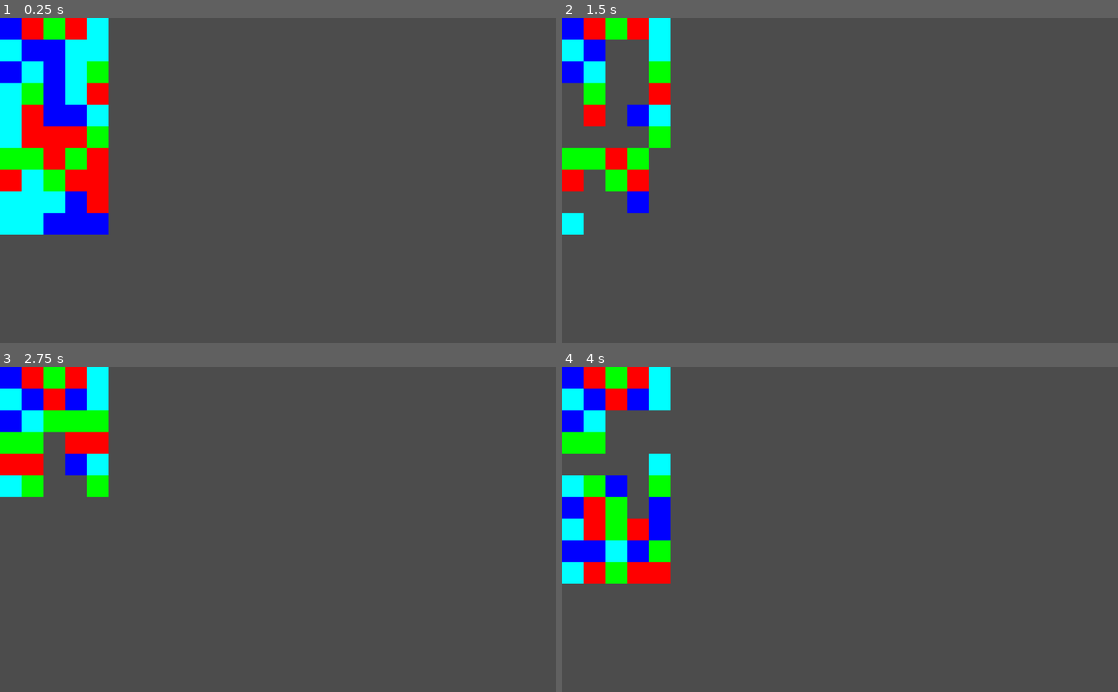
Above: before the commit, frames 1-4 (two rows, left to right).
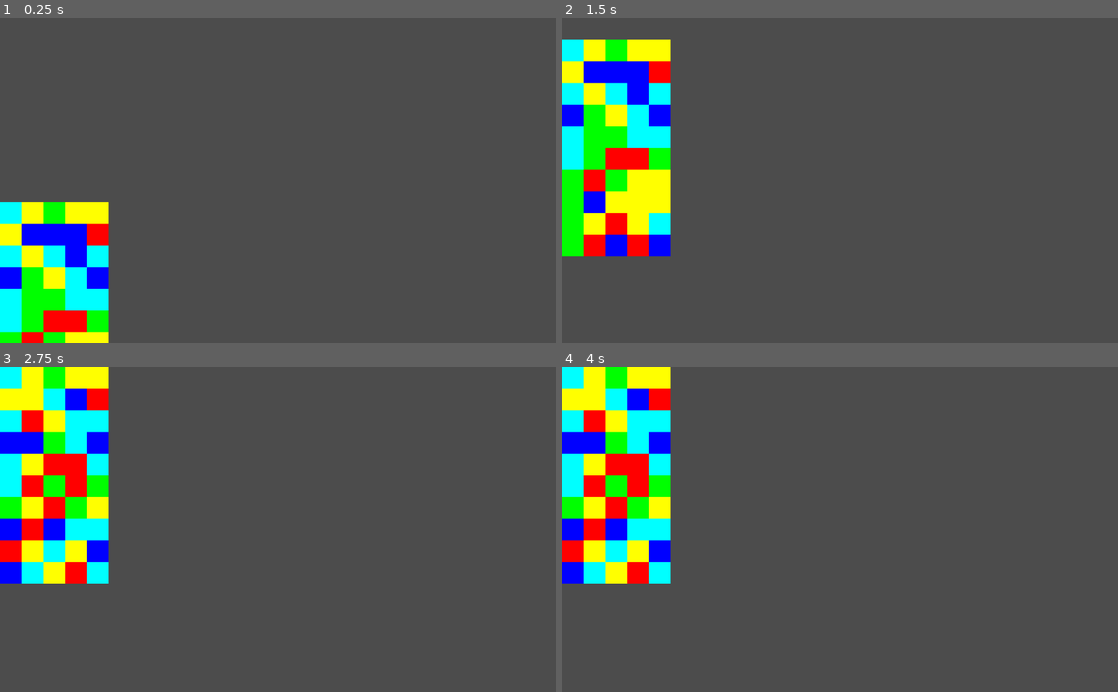
Above: after the commit, the same moments.

Repository: Grimmr/fishGame
Game: Godot game, scene res://MatchGame.tscn
Same seed, same stepped clock (60 frames per second), same inputs: the game is played once before the commit and once after it. The project has no main scene, so this scene is started directly.
Inputs (mouse positions are in pixels of both pictures, inside the frame that each line leads up to):
- Up to frame 1 (0.25 s): no input
- Up to frame 2 (1.5 s): move the mouse to (962, 164) at 0.52 s; press the mouse at (962, 164) at 0.53 s; move the mouse to (728, 196) at 1.27 s; release the mouse at (728, 196) at 1.28 s; click (728, 196) at 1.35 s
- Up to frame 3 (2.75 s): move the mouse to (333, 458) at 2.02 s; press the mouse at (333, 458) at 2.03 s
- Up to frame 4 (4 s): move the mouse to (812, 594) at 2.77 s; release the mouse at (812, 594) at 2.78 s; click (812, 594) at 2.85 s; tap Enter at 3.5 s; move the mouse to (1006, 578) at 3.52 s; press the mouse at (1006, 578) at 3.53 s

The runs differ from the first frame. In frame 1, 19% of the frame differs, in the area x 0-20%, y 0-100%; in frame 2, 13%; in frame 3, 12%; in frame 4, 11%.

Commit message:
fixed fill

Diff:
--- a/MatchGame.gd
+++ b/MatchGame.gd
@@ -11,37 +11,28 @@
 
 enum direction {H, V}
 
-enum {CLEAR, LIFT, FILL}
-var state = CLEAR
+
+var dummy
 
 func _ready():
 	rng.randomize()
+	dummy = WaterScene.instance()
+	dummy.setType(999)
 	setupBoard()
 	print(findMatches())
 
 var count = 0
 func _process(delta):
-	count += delta
-	if count >= 1 && count <= 10:
-		if(state == CLEAR):
-			state = LIFT
-			count = 0
-			clearAllMatches()
-		elif(state == LIFT):
-			HandleLiftPieces()
-			state = FILL
-			count = 0
-		elif(state == FILL):
-			HandleFill()
-			state = CLEAR
-			count = 0
+	HandleLiftPieces()
+	clearAllMatches()
+
 
 func setupBoard():
 	for x in range(width):
 		board.append([])
 		for y in range(height):
 			board[x].append(null)
-			createWater(x,y)
+			createWater(x, y, y)
 
 func findMatches():
 	var out = []
@@ -50,22 +41,28 @@
 		var last = -1
 		var start = Vector2(x, 0)
 		for y in range(height+1):
-			if y == height || board[x][y].getType() != last:
-				if(y - start.y >= 3):
+			if y == height || board[x][y] == null || board[x][y].getType() != last:
+				if(y - start.y >= 3 && last != 999):
 					out.append(matchData.new(direction.V, start, Vector2(x, y-1)))
-				if(y < height):
-					last = board[x][y].getType()
+				elif(y < height):
+					if(board[x][y] == null):
+						last = -1
+					else:
+						last = board[x][y].getType()
 				start = Vector2(x, y)
 	#horizontal
 	for y in range(height):
 		var last = -1
 		var start = Vector2(0, y)
 		for x in range(width+1):
-			if x == width || board[x][y].getType() != last:
-				if(x - start.x >= 3):
+			if x == width || board[x][y] == null || board[x][y].getType() != last:
+				if(x - start.x >= 3 && last != 999):
 					out.append(matchData.new(direction.H, start, Vector2(x-1, y)))
 				if x < width:
-					last = board[x][y].getType()
+					if(board[x][y] == null):
+						last = -1
+					else:
+						last = board[x][y].getType()
 				start = Vector2(x, y)
 	return out
 
@@ -77,40 +74,45 @@
 		for v in range(start, end+1):
 			remove(m.start.x if m.type==direction.V else v, m.start.y if m.type==direction.H else v)
 
-func shiftColumnOne(col, start):
-	for y in range(start+1, height):
-		var moving = board[col][y]
-		board[col][y-1] = moving
-		board[col][y] = null
-		if moving != null:
-			moving.moveTo(col*gridSize + .5*gridSize, (y-1)*gridSize + .5*gridSize)
-
 func HandleLiftPieces():
 	for x in range(width):
-		for y in range(height-1, -1, -1):
-			if(board[x][y] == null):
-				shiftColumnOne(x, y)
+		#lift
+		for y in range(1, height):
+			if(board[x][y-1] == null && board[x][y] != null && board[x][y] != dummy):
+				moveTileBy(board[x][y], 0, -1)
+				board[x][y] = null
+		#new
+		if board[x][height-1] == null:
+			createWater(x, height-1, 0)
 
-func createWater(x, y):
+func createWater(x, y, offset = 0):
 	var newWater = WaterScene.instance()
-	newWater.setType(rng.randi_range(0,3))
-	newWater.position.x = x*gridSize + .5*gridSize
-	newWater.position.y = y*gridSize + .5*gridSize
+	newWater.setType(rng.randi_range(0,4))
+	newWater.position.x = x*gridSize
+	newWater.position.y = (height+offset)*gridSize
+	newWater.connect("arrived", self, "onArival")
 	add_child(newWater)
-	board[x][y] = newWater
+	moveTileTo(newWater, x, y)
+	return newWater
 
-func HandleFill():
-	for x in range(width):
-		var start = false
-		for y in range(height):
-			if board[x][y] == null:
-				start = true
-			if start:
-				createWater(x,y)
 
 func remove(x, y):
 	remove_child(board[x][y])
 	board[x][y] = null
+
+func swapPieceRight(target):
+	if(target.x < 0 || target.x >= width-1 || target.y < 0 || target.y >= height):
+		return false
+	if(board[target.x+1][target.y] == null || board[target.x][target.y] == null):
+		return false
+	if(board[target.x+1][target.y].getType() == 999 || board[target.x][target.y].getType() == 999):
+		return false
+	board[target.x+1][target.y].moveBy(-gridSize, 0)
+	board[target.x][target.y].moveBy(gridSize, 0)
+	#set dummies
+	board[target.x][target.y] = dummy
+	board[target.x+1][target.y] = dummy
+	return true
 
 class matchData:
 	var type
@@ -123,3 +125,29 @@
 
 	func _to_string():
 		return "|" + ("V" if type==direction.V else "H") + ", start: %s, end:%s|" % [start,end]
+
+func moveTileTo(tile, x, y):
+	if(tile.getType() == 999):
+		return
+	var gridPos = tile.position / gridSize
+	if gridPos.x < width && gridPos.x >= 0 && gridPos.y < height && gridPos.y >= 0:
+		board[gridPos.x][gridPos.y] = dummy
+	board[x][y] = dummy
+	tile.moveTo(x*gridSize, y*gridSize)
+
+func moveTileBy(tile, x, y):
+	var gridPos = tile.position / gridSize
+	moveTileTo(tile, gridPos.x + x, gridPos.y + y)
+
+func onArival(tile, from, to):
+	var location = to/gridSize
+	board[location.x][location.y] = tile
+
+
+func _input(event):
+	if event.is_action_pressed("gemGame_Swap"):
+		swapPieceRight(get_local_mouse_position() / gridSize)
+	if event.is_action("debug"):
+		print("-------------------")
+		print(board)
+		print(findMatches())
--- a/Water.tscn
+++ b/Water.tscn
@@ -1,6 +1,6 @@
 [gd_scene load_steps=4 format=2]
 
-[sub_resource type="GDScript" id=3]
+[sub_resource type="GDScript" id=1]
 script/source = "extends Node2D
 
 
@@ -10,9 +10,26 @@
 export var type = 0
 var sprite = null
 
+signal arrived
+var to
+var from
+var moving = false
+var speed = 240
+
 # Called when the node enters the scene tree for the first time.
 func _ready():
 	setType(type)
+
+func _process(delta):
+	if moving:
+		var heading = to - position
+		#if not within snap
+		if heading.length()  > speed * delta:
+			position += heading.normalized() * speed * delta
+		else:
+			position = to
+			moving = false
+			emit_signal(\"arrived\", self, from, to)
 
 func setType(t):
 	if(sprite == null):
@@ -27,32 +44,46 @@
 		sprite.texture.gradient.set_color(0, Color(255,0,0))
 	if(type == 3):
 		sprite.texture.gradient.set_color(0, Color(0,255,255))
+	if(type == 4):
+		sprite.texture.gradient.set_color(0, Color(255,255,0))
 
 func getType():
 	return type
 
 func moveTo(x, y):
-	position.x = x
-	position.y = y
+	if(!moving):
+		from = Vector2(position)
+		to = Vector2(x, y)
+		moving = true
+
+func moveBy(x, y):
+	if(!moving):
+		from = Vector2(position)
+		to = position + Vector2(x, y)
+		moving = true
+
+func _to_string():
+	return \"%s\" % type
 
 # Called every frame. 'delta' is the elapsed time since the previous frame.
 #func _process(delta):
 #	pass
 "
 
-[sub_resource type="Gradient" id=5]
+[sub_resource type="Gradient" id=2]
 resource_local_to_scene = true
 offsets = PoolRealArray( 0 )
 colors = PoolColorArray( 0, 0.929412, 1, 1 )
 
-[sub_resource type="GradientTexture" id=4]
+[sub_resource type="GradientTexture" id=3]
 resource_local_to_scene = true
-gradient = SubResource( 5 )
+gradient = SubResource( 2 )
 width = 40
 
 [node name="Water" type="Node2D"]
-script = SubResource( 3 )
+script = SubResource( 1 )
 
 [node name="Sprite" type="Sprite" parent="."]
+position = Vector2( 20, 20 )
 scale = Vector2( 1, 40 )
-texture = SubResource( 4 )
+texture = SubResource( 3 )
--- a/project.godot
+++ b/project.godot
@@ -18,6 +18,19 @@
 config/name="Fish"
 config/icon="res://icon.png"
 
+[input]
+
+gemGame_Swap={
+"deadzone": 0.5,
+"events": [ Object(InputEventMouseButton,"resource_local_to_scene":false,"resource_name":"","device":0,"alt":false,"shift":false,"control":false,"meta":false,"command":false,"button_mask":0,"position":Vector2( 0, 0 ),"global_position":Vector2( 0, 0 ),"factor":1.0,"button_index":1,"pressed":false,"doubleclick":false,"script":null)
+ ]
+}
+debug={
+"deadzone": 0.5,
+"events": [ Object(InputEventKey,"resource_local_to_scene":false,"resource_name":"","device":0,"alt":false,"shift":false,"control":false,"meta":false,"command":false,"pressed":false,"scancode":71,"unicode":0,"echo":false,"script":null)
+ ]
+}
+
 [rendering]
 
 environment/default_environment="res://default_env.tres"
